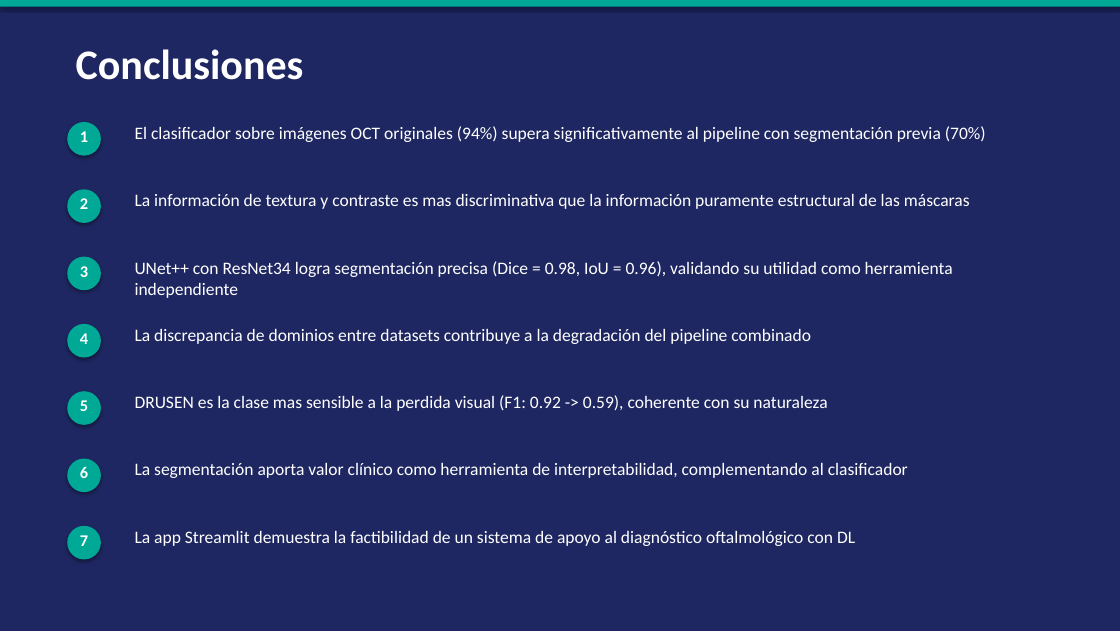
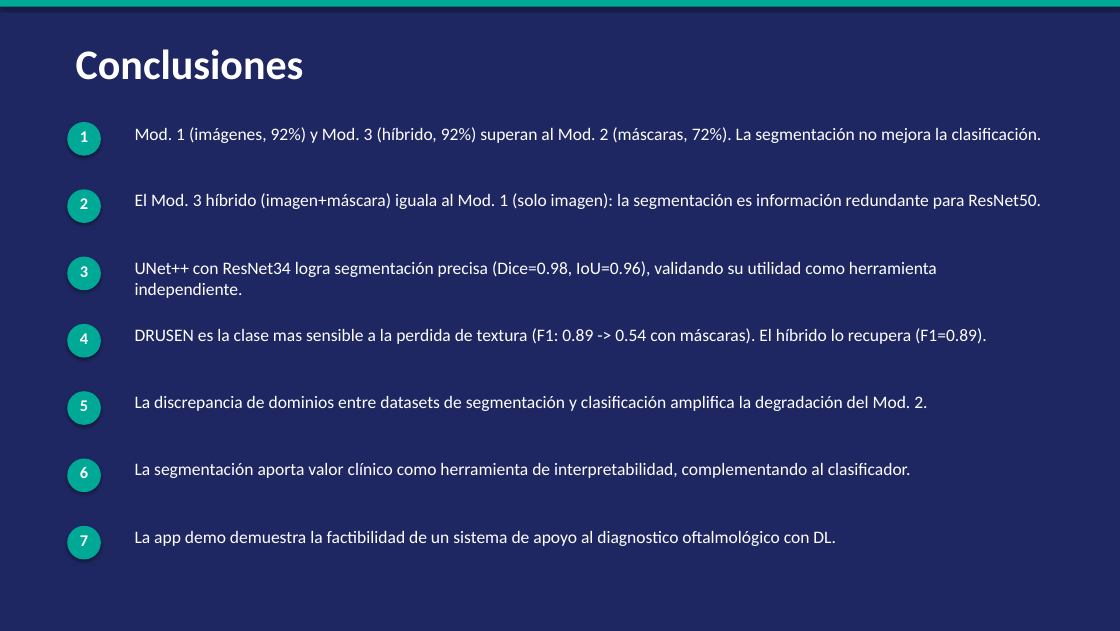
Before and after one commit to umagon/TP_vision_por_computadora_2, a slide deck: slide 12 of paper/presentacion_OCT.pptx. Drawn at 1120x631 pixels with LibreOffice and Linux fonts; fonts in the diff are those of the drawing. Boxes give left, top, right and bottom in pixels: in the first picture for what was removed or moved away, otherwise in the second. Text is boxed around its words. In the diff, an @@ line names an element or a change of style, - is before the commit and + after.

```diff
--- a/paper/presentacion_OCT.pptx
+++ b/paper/presentacion_OCT.pptx
@@ text removed at [135,126,986,142] @@
-El clasificador sobre imágenes OCT originales (94%) supera significativamente al pipeline con segmentación previa (70%)
@@ text added at [135,127,1042,143], 15 pt, text #FFFFFF @@
+Mod. 1 (imágenes, 92%) y Mod. 3 (híbrido, 92%) superan al Mod. 2 (máscaras, 72%). La segmentación no mejora la clasificación.
@@ text at [135,193,1041,209]: text changed @@
-La información de textura y contraste es mas discriminativa que la información puramente estructural de las máscaras
+El Mod. 3 híbrido (imagen+máscara) iguala al Mod. 1 (solo imagen): la segmentación es información redundante para ResNet50.
@@ text at [135,261,937,298]: text changed @@
-UNet++ con ResNet34 logra segmentación precisa (Dice = 0.98, IoU = 0.96), validando su utilidad como herramienta independiente
+UNet++ con ResNet34 logra segmentación precisa (Dice=0.98, IoU=0.96), validando su utilidad como herramienta independiente.
@@ text at [135,328,987,344]: text changed @@
-DRUSEN es la clase mas sensible a la perdida visual (F1: 0.92 -> 0.59), coherente con su naturaleza
+DRUSEN es la clase mas sensible a la perdida de textura (F1: 0.89 -> 0.54 con máscaras). El híbrido lo recupera (F1=0.89).
@@ text at [135,396,927,411]: text changed @@
-La discrepancia de dominios entre datasets contribuye a la degradación del pipeline combinado
+La discrepancia de dominios entre datasets de segmentación y clasificación amplifica la degradación del Mod. 2.
@@ text at [135,463,911,478]: text changed @@
-La segmentación aporta valor clínico como herramienta de interpretabilidad, complementando al clasificador
+La segmentación aporta valor clínico como herramienta de interpretabilidad, complementando al clasificador.
@@ text at [135,531,836,546]: text changed @@
-La app Streamlit demuestra la factibilidad de un sistema de apoyo al diagnóstico oftalmológico con DL
+La app demo demuestra la factibilidad de un sistema de apoyo al diagnostico oftalmológico con DL.
```
Also in this commit, not shown: 9 other slides changed, 8 other files.
